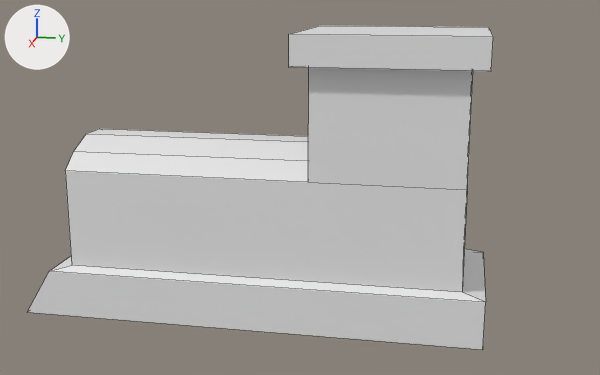
One commit to the OBJ model scenes/rooms/meshes/props/train_engine_body.obj: the scene before it, then after it.
Rendered twice from a camera (50 mm lens) standing at (1.87, 0.439, 0.904) and looking at (0.0, 0.065, 0.436). Every picture has the same lights, and +X, +Y and +Z are marked at upper left. Mesh edges are drawn as thin lines. Where no turn or scale is listed for an object, it has been applied to the vertices.

The first picture shows 'Train_Body'.
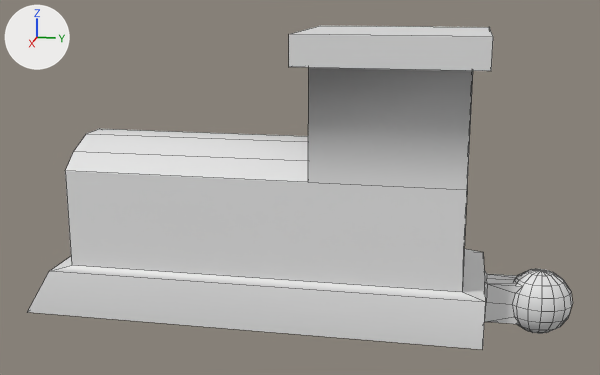
Where the change shows, as pixel boxes [x1, y1, x2, y2] in the pictures (600 x 375 px):
'Train_Body', reshaped (17% wider): before [28, 26, 493, 349]; after [28, 26, 573, 349]
part 1 of me_train_body, added: after [512, 269, 573, 333]
part 2 of me_train_body, built on: before [292, 26, 493, 302]; after [292, 26, 522, 324]

Patch to the scene script:
```diff
--- a/scenes/rooms/meshes/props/train_engine_body.obj.py
+++ b/scenes/rooms/meshes/props/train_engine_body.obj.py
@@ me_train_body @@
 # used by ob_train_body; location = (0.0, 0.0, 0.0)
-me_train_body.from_pydata(...)  # 38 vertices, 31 faces; spans x -0.187..0.187, y -0.565..0.5, z 0.14..0.803
+me_train_body.from_pydata(...)  # 185 vertices, 183 faces, 11 loose edges; spans x -0.201..0.187, y -0.565..0.7, z 0.12..0.803
+# me_train_body part 1: a new loose piece, a UV sphere (16 segments, 8 rings, poles along z) spanning x -0.065..0.065, y 0.55..0.7, z 0.12..0.269
+# me_train_body part 2
+# 7 faces are deleted
+# 33 vertices are added at x -0.201..0.043, y 0.45..0.584, z 0.14..0.803
+# 11 loose edges are added
+# 31 new faces join them
+# me_train_body part 3: the surface is now shaded smooth
```
